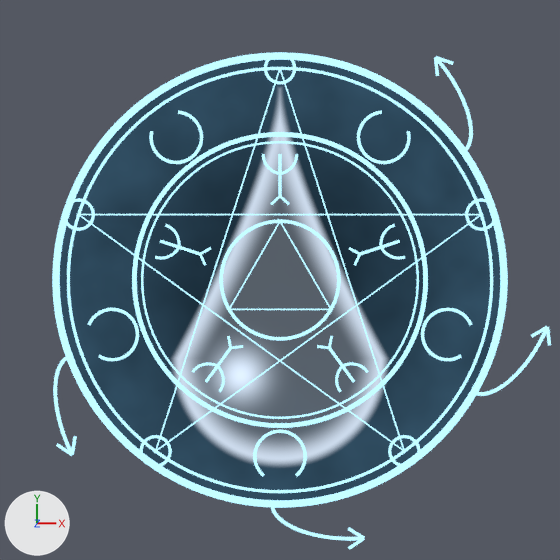
Two versions of the Blender file CongCu/Blender/tang_hinh_vong_phep.blend, one commit apart.
Rendered twice from the file's camera 'CamPhang'. Arrows for +X, +Y and +Z are at lower left; the lights stay in place. The older version comes first.

In view in the first picture: 'MatPhang', 'VP_Duoi0', 'VP_Duoi1', 'VP_Duoi2', 'VP_Duoi3', 'VP_MuiTen0_-1', 'VP_MuiTen0_1', 'VP_MuiTen1_-1', 'VP_MuiTen1_1', 'VP_MuiTen2_-1', 'VP_MuiTen2_1', 'VP_MuiTen3_-1', 'VP_MuiTen3_1', 'VP_Sao', 'VP_Suong', 'VP_TamGiac', 'VP_VongGiua', 'VP_VongGiua2', 'VP_VongNgoai', 'VP_VongNgoai2', 'VP_VongTam' and 25 more.
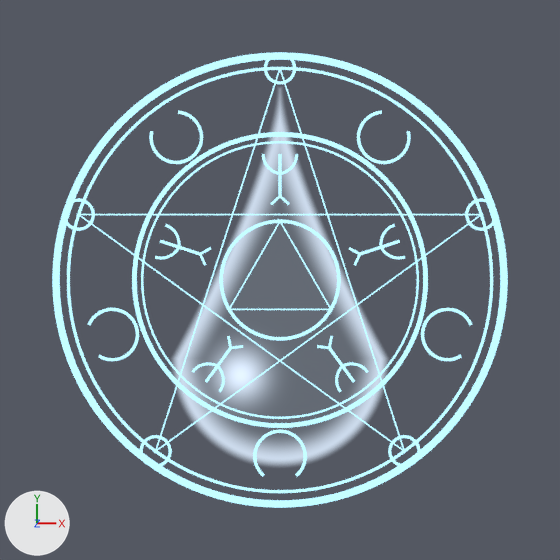
Edits to the scene script, one JSON object a line:
```json
{"op": "remove", "block": "ob_vp_duoi0", "code": ["ob_vp_duoi0 = bpy.data.objects.new('VP_Duoi0', cu_vp_duoi0)", "ob_vp_duoi0.location = (0.0, 0.0, 0.0)"]}
{"op": "remove", "block": "ob_vp_muiten0__1", "code": ["ob_vp_muiten0__1 = bpy.data.objects.new('VP_MuiTen0_-1', cu_vp_muiten0__1)", "ob_vp_muiten0__1.location = (0.0, 0.0, 0.0)"]}
{"op": "remove", "block": "ob_vp_muiten0_1", "code": ["ob_vp_muiten0_1 = bpy.data.objects.new('VP_MuiTen0_1', cu_vp_muiten0_1)", "ob_vp_muiten0_1.location = (0.0, 0.0, 0.0)"]}
{"op": "remove", "block": "ob_vp_duoi1", "code": ["ob_vp_duoi1 = bpy.data.objects.new('VP_Duoi1', cu_vp_duoi1)", "ob_vp_duoi1.location = (0.0, 0.0, 0.0)"]}
{"op": "remove", "block": "ob_vp_muiten1__1", "code": ["ob_vp_muiten1__1 = bpy.data.objects.new('VP_MuiTen1_-1', cu_vp_muiten1__1)", "ob_vp_muiten1__1.location = (0.0, 0.0, 0.0)"]}
{"op": "remove", "block": "ob_vp_muiten1_1", "code": ["ob_vp_muiten1_1 = bpy.data.objects.new('VP_MuiTen1_1', cu_vp_muiten1_1)", "ob_vp_muiten1_1.location = (0.0, 0.0, 0.0)"]}
{"op": "remove", "block": "ob_vp_duoi2", "code": ["ob_vp_duoi2 = bpy.data.objects.new('VP_Duoi2', cu_vp_duoi2)", "ob_vp_duoi2.location = (0.0, 0.0, 0.0)"]}
{"op": "remove", "block": "ob_vp_muiten2__1", "code": ["ob_vp_muiten2__1 = bpy.data.objects.new('VP_MuiTen2_-1', cu_vp_muiten2__1)", "ob_vp_muiten2__1.location = (0.0, 0.0, 0.0)"]}
{"op": "remove", "block": "ob_vp_muiten2_1", "code": ["ob_vp_muiten2_1 = bpy.data.objects.new('VP_MuiTen2_1', cu_vp_muiten2_1)", "ob_vp_muiten2_1.location = (0.0, 0.0, 0.0)"]}
{"op": "remove", "block": "ob_vp_duoi3", "code": ["ob_vp_duoi3 = bpy.data.objects.new('VP_Duoi3', cu_vp_duoi3)", "ob_vp_duoi3.location = (0.0, 0.0, 0.0)"]}
{"op": "remove", "block": "ob_vp_muiten3__1", "code": ["ob_vp_muiten3__1 = bpy.data.objects.new('VP_MuiTen3_-1', cu_vp_muiten3__1)", "ob_vp_muiten3__1.location = (0.0, 0.0, 0.0)"]}
{"op": "remove", "block": "ob_vp_muiten3_1", "code": ["ob_vp_muiten3_1 = bpy.data.objects.new('VP_MuiTen3_1', cu_vp_muiten3_1)", "ob_vp_muiten3_1.location = (0.0, 0.0, 0.0)"]}
{"op": "remove", "block": "ob_vp_suong", "code": ["ob_vp_suong = bpy.data.objects.new('VP_Suong', me_circle)", "ob_vp_suong.location = (0.0, 0.0, -0.01)"]}
```

Changed parts and their boxes [x1, y1, x2, y2] in the pictures (560 x 560 px):
```json
{"object": "VP_Suong", "change": "deleted", "before": [60, 60, 500, 500], "on screen": "blue"}
{"object": "VP_Duoi1", "change": "deleted", "before": [476, 326, 549, 396]}
{"object": "VP_Duoi3", "change": "deleted", "before": [435, 57, 473, 151]}
{"object": "VP_Duoi0", "change": "deleted", "before": [53, 357, 73, 455]}
{"object": "VP_Duoi2", "change": "deleted", "before": [271, 507, 364, 541]}
{"object": "VP_MuiTen3_1", "change": "deleted", "before": [434, 57, 439, 76]}
{"object": "VP_MuiTen2_1", "change": "deleted", "before": [348, 527, 365, 538]}
{"object": "VP_MuiTen3_-1", "change": "deleted", "before": [436, 56, 454, 65]}
{"object": "VP_MuiTen1_1", "change": "deleted", "before": [531, 326, 547, 338]}
{"object": "VP_MuiTen0_-1", "change": "deleted", "before": [56, 443, 72, 456]}
{"object": "VP_MuiTen2_-1", "change": "deleted", "before": [348, 539, 365, 550]}
```
